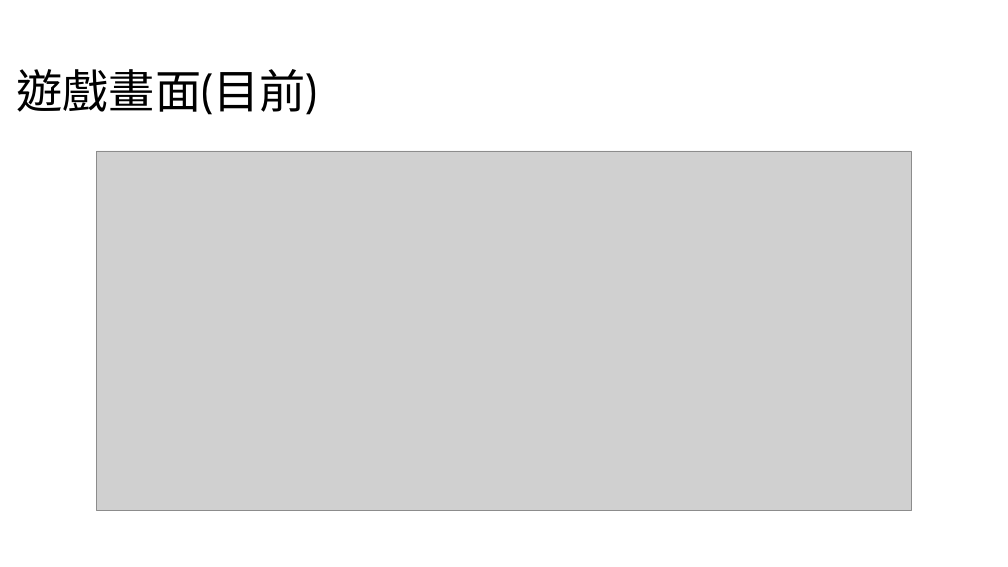
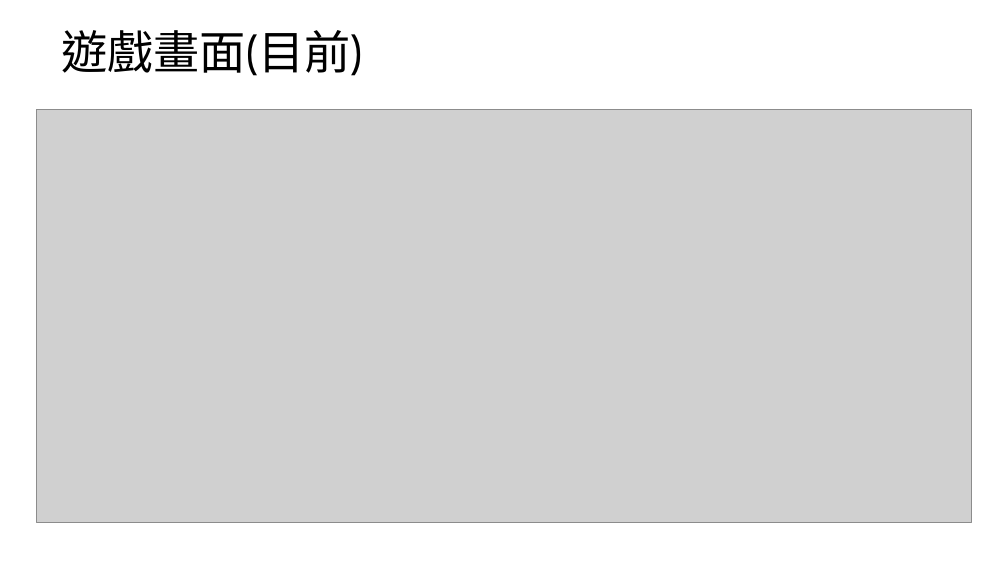
Before and after one commit to limerence0z3/BuckshotRoulette, a slide deck: slide 4 of 惡魔輪盤期中報告.pptx. Drawn at 1008x567 pixels with LibreOffice and Linux fonts; fonts in the diff are those of the drawing; grey boxes stand for pictures. Boxes give left, top, right and bottom in pixels: in the first picture for what was removed or moved away, otherwise in the second. Text is boxed around its words. In the diff, an @@ line names an element or a change of style, - is before the commit and + after.

```diff
--- a/惡魔輪盤期中報告.pptx
+++ b/惡魔輪盤期中報告.pptx
@@ title "遊戲畫面(目前)": place and size @@
-title "遊戲畫面(目前)" at box(16, 69, 318, 115)
+title "遊戲畫面(目前)" at box(61, 30, 363, 76)
@@ picture: place and size @@
-picture at box(97, 151, 911, 511)
+picture at box(37, 110, 972, 523)
```
